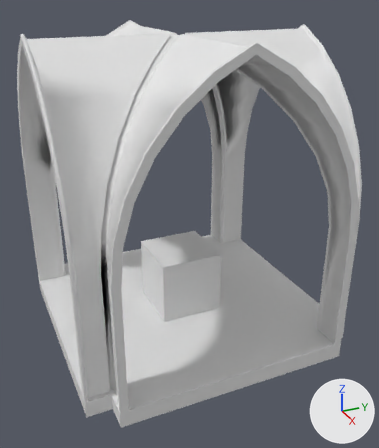
The FBX model Assets/Map Source/Modeling/Dome.fbx, before and after one commit.
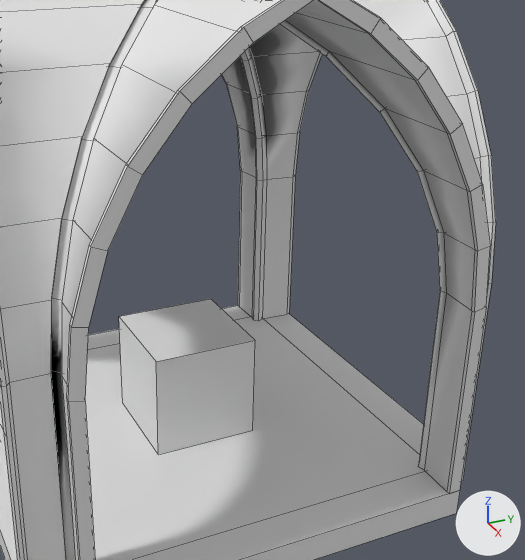
Old and new are each drawn whole from a 50 mm camera at (14.18, -6.04, 10.39) aimed at (0.57, 0.09, 3.58) and again close up on the part from 19% to 100% of the width and 12% to 86% of the height. The lights are fixed; the arrows at lower right show +X, +Y and +Z. The first two pictures are the older version. The close-ups show mesh edges as thin lines. Where no turn or scale is listed for an object, it has been applied to the vertices.

The scene before the commit, as lines of its bpy script (objects in view):
```python
me_circle_004 = bpy.data.meshes.new('Circle.004')
me_circle_004.from_pydata(...)  # 553 vertices, 649 faces; spans x -4.2..4.2, y -4.2..4.2, z 0.0..9.27
me_circle_004.materials.append(mat_dome)  # white #e7e7e7
ob_dome = bpy.data.objects.new('Dome', me_circle_004)
ob_dome.location = (0.0, 0.0, 0.0)
```
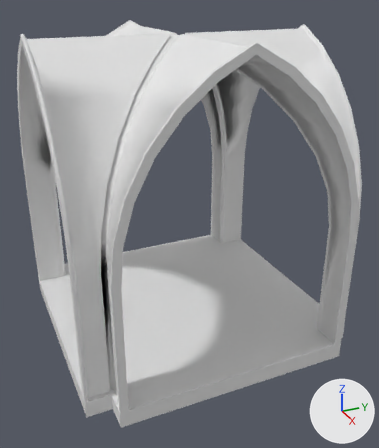
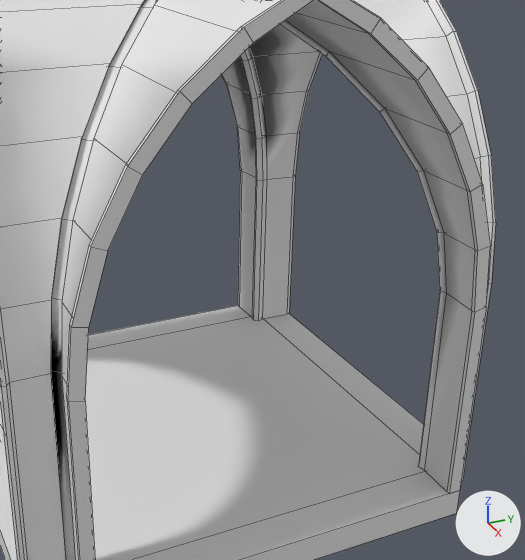
Location of each change, (x1, y1, x2, y2) in pixels of the close-ups (525 x 560 px):
```json
{"part": 1, "of": "me_circle_004", "change": "deleted", "before": [119, 299, 255, 455]}
```

Scene script edits in JSON lines:
```json
{"block": "me_circle_004", "where": "# used by ob_dome; location = (0.0, 0.0, 0.0)"}
{"op": "remove", "block": "me_circle_004", "code": "me_circle_004.from_pydata(...)  # 553 vertices, 649 faces; spans x -4.2..4.2, y -4.2..4.2, z 0.0..9.27"}
{"op": "add", "block": "me_circle_004", "code": "me_circle_004.from_pydata(...)  # 545 vertices, 643 faces; spans x -4.2..4.2, y -4.2..4.2, z 0.0..9.27"}
{"block": "me_circle_004", "change": "me_circle_004 part 1: the loose piece of 8 vertices spanning x -1.0..1.0, y -1.0..1.0, z 0.5..2.5 is deleted"}
```
